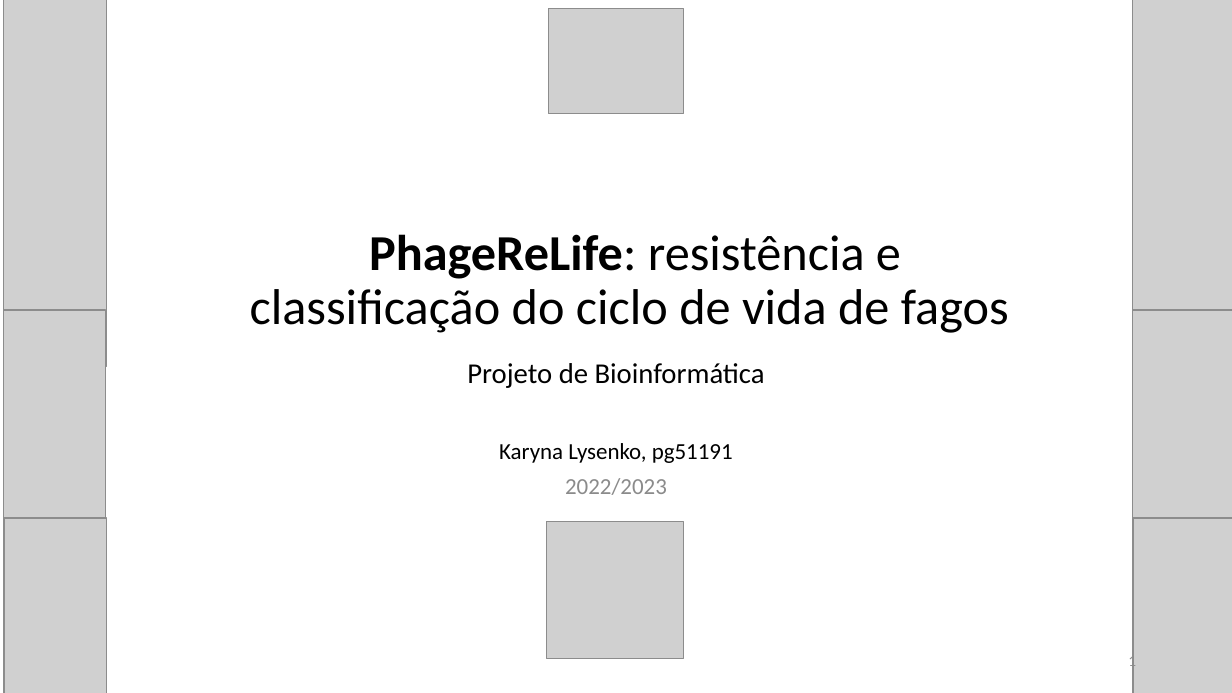
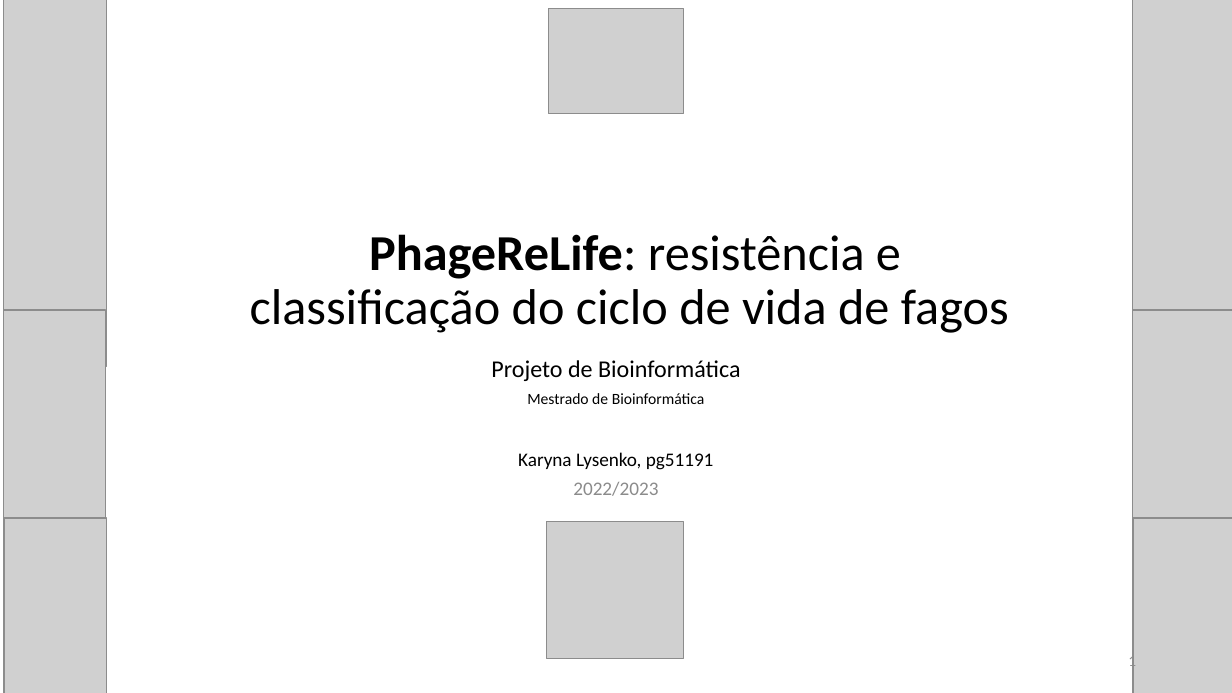
Before and after one commit to karynalysenko/Project_final, a slide deck: slide 1 of apresentacao.pptx. Drawn at 1232x693 pixels with LibreOffice and Linux fonts; fonts in the diff are those of the drawing; grey boxes stand for pictures. Boxes give left, top, right and bottom in pixels: in the first picture for what was removed or moved away, otherwise in the second. Text is boxed around its words. In the diff, an @@ line names an element or a change of style, - is before the commit and + after.

Commit message:
ppt

```diff
--- a/apresentacao.pptx
+++ b/apresentacao.pptx
@@ text at bbox=[491, 360, 740, 496]: size 18.5 to 15.5 pt in "Projeto de Bioinformática"; size 14.8 to 12.4 pt in "Karyna Lysenko, pg51191", "2022/2023"; line spacing 0.8 to 0.7 @@
@@ text at bbox=[527, 393, 705, 404]: paragraph added @@
+Mestrado de Bioinformática
```
